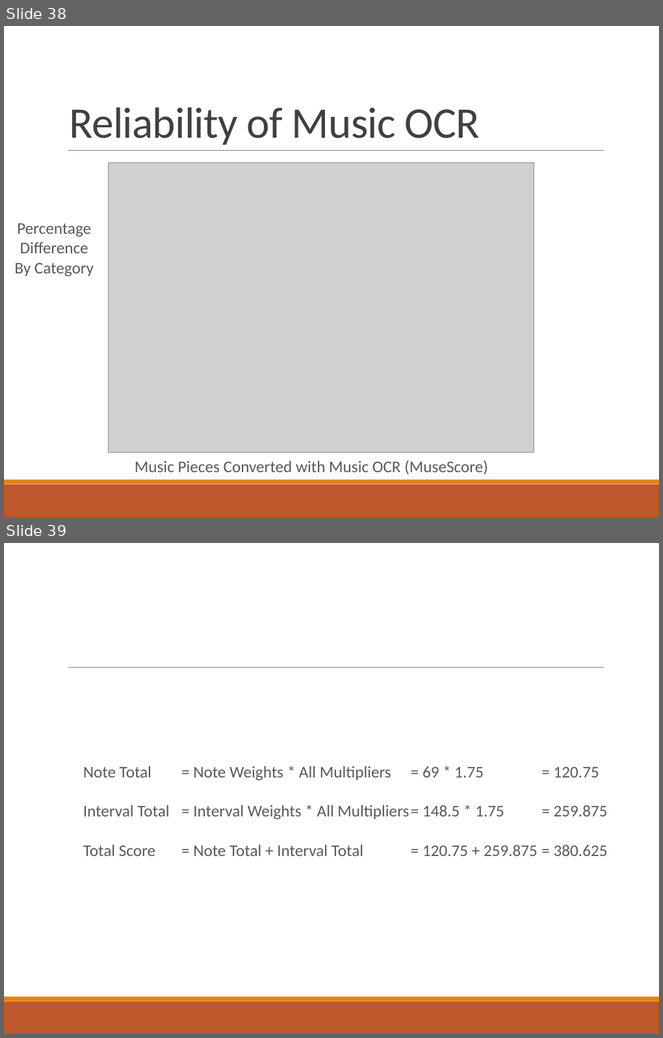
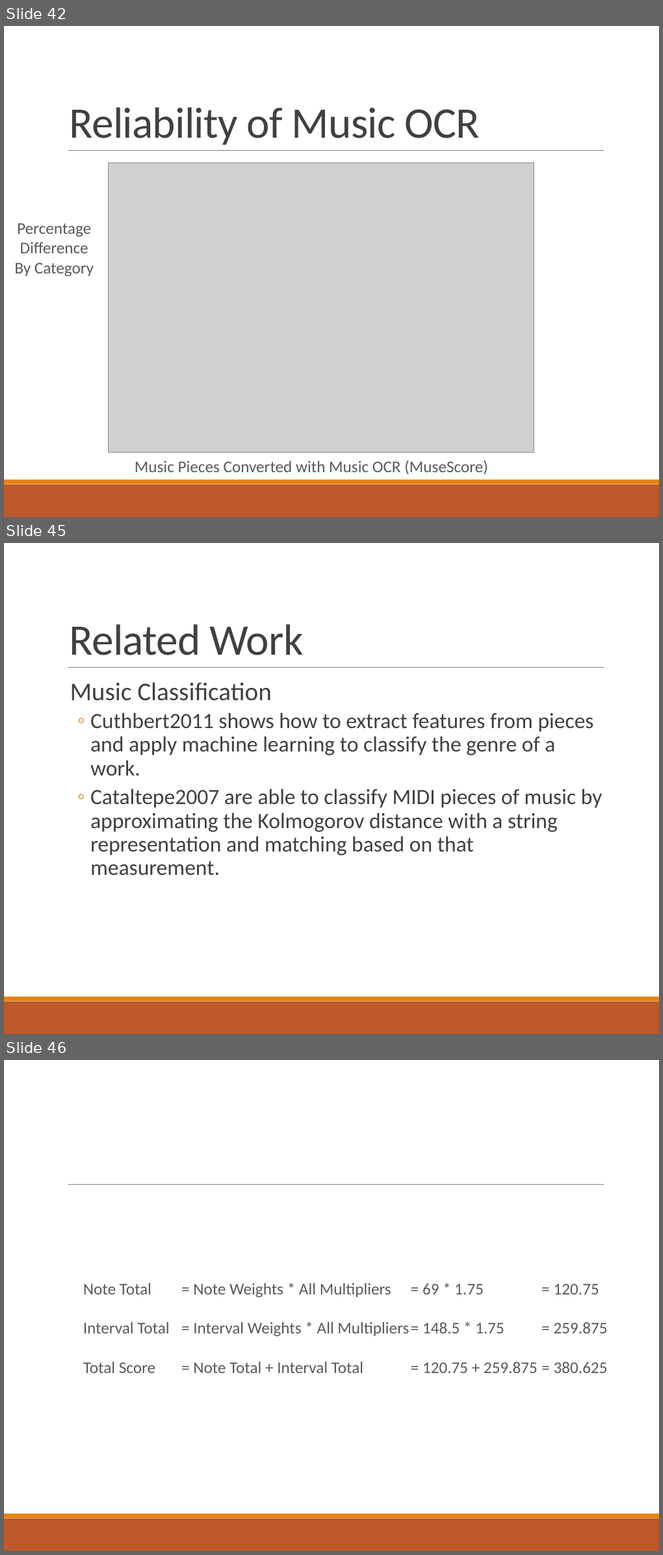
Before and after one commit to xwsxethan/MusicScoring, a slide deck: Documents/Thesis/ThesisDissertation.pptx. Shown one above the other, each under a label of ours: slides 38 and 39 before the commit, slides 42, 45 and 46 after it; the slides between them are not shown. The pictures are 663x1038 and 663x1555 pixels, drawn with LibreOffice and Linux fonts; fonts in the diff are those of the drawing; grey boxes stand for pictures. Boxes give left, top, right and bottom in pixels: in the first picture for what was removed or moved away, otherwise in the second. Text is boxed around its words. In the diff, an @@ line names an element or a change of style, - is before the commit and + after.

Commit message:
Updating slides with related work section at the end and more in depth proof of concept slides to cover the implementation.
Related to xwsxethan/MusicScoring#103

```diff
--- a/Documents/Thesis/ThesisDissertation.pptx
+++ b/Documents/Thesis/ThesisDissertation.pptx
@@ slide 45 added at <box>4,543,659,1034</box>, background #FFFFFF; not listed: 3 template elements that a slide beside it also shows @@
@@ title added at <box>70,624,304,655</box>, 48 pt, text #404040 @@
+Related Work
@@ text added at <box>70,682,603,876</box>, 24 pt, text #404040 @@
+  Music Classification
+  ◦ Cuthbert2011 shows how to extract features from pieces and apply machine learning to classify the genre of a work.
+  ◦ Cataltepe2007 are able to classify MIDI pieces of music by approximating the Kolmogorov distance with a string representation and matching based on that measurement.
@@ what was slide 38 is now slide 42 @@
@@ what was slide 39 is now slide 46 @@
```
Also in this commit, not shown: 1 slide changed, 6 other slides added, 1 other file.
